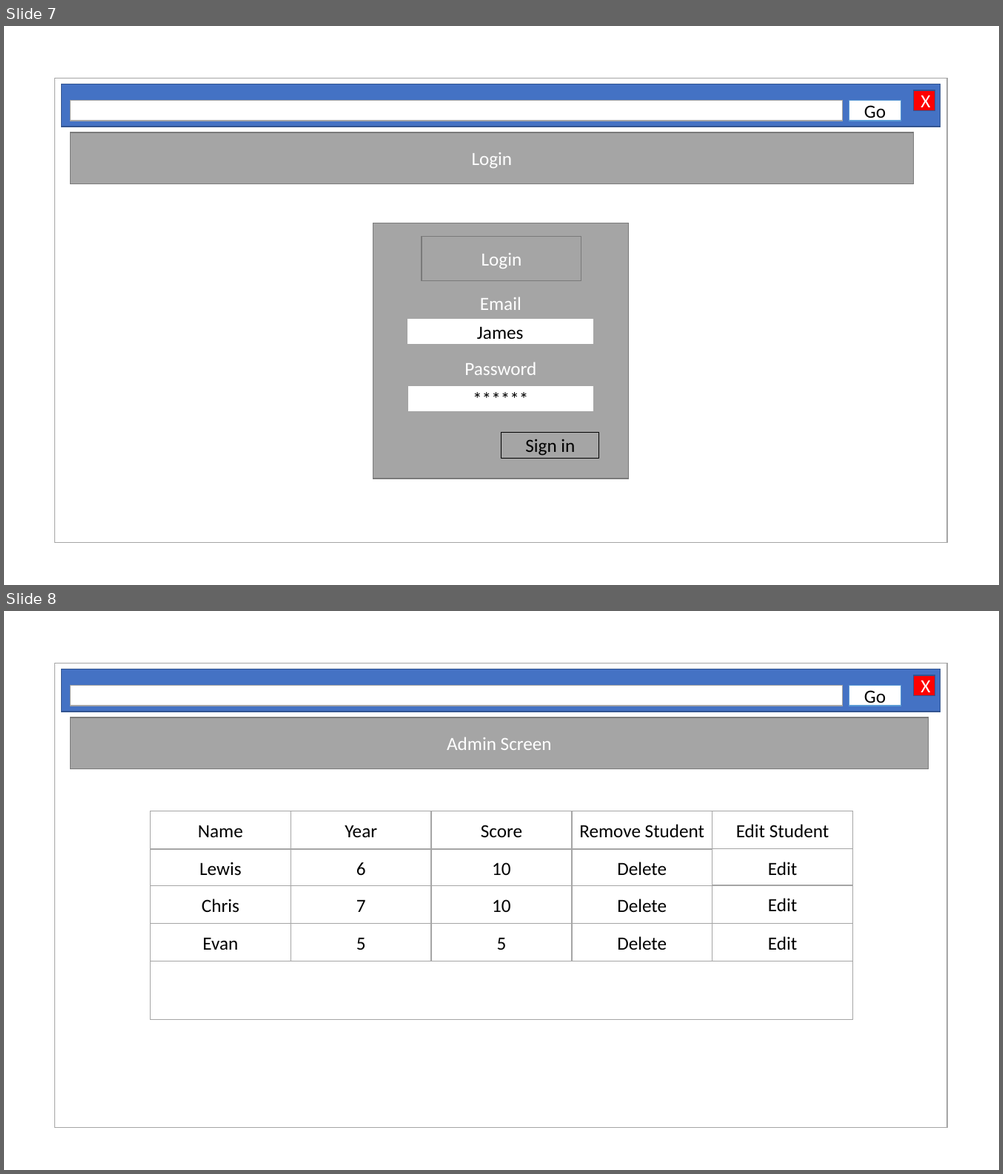
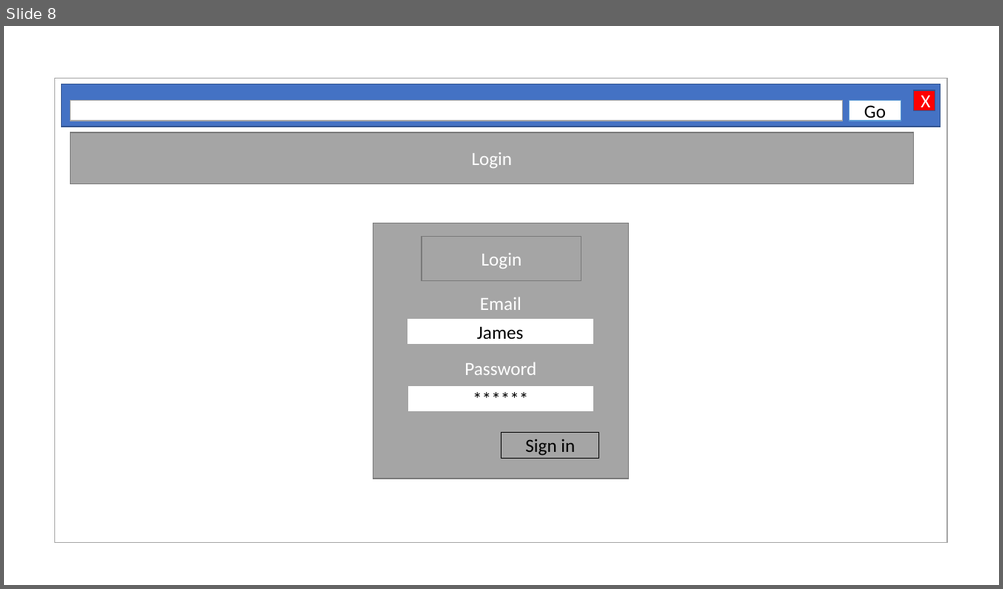
Before and after one commit to Rhod4/MMP, a slide deck: Design/UI/UI_Prototype Main.pptx. Shown one above the other, each under a label of ours: slides 7 and 8 before the commit, slide 8 after it. The pictures are 1003x1174 and 1003x589 pixels, drawn with LibreOffice and Linux fonts; fonts in the diff are those of the drawing. Boxes give left, top, right and bottom in pixels: in the first picture for what was removed or moved away, otherwise in the second. Text is boxed around its words. In the diff, an @@ line names an element or a change of style, - is before the commit and + after.

```diff
--- a/Design/UI/UI_Prototype Main.pptx
+++ b/Design/UI/UI_Prototype Main.pptx
@@ slide 8 removed at (x1=4, y1=611, x2=999, y2=1170), background #FFFFFF @@
@@ rectangle removed at (x1=55, y1=664, x2=947, y2=1128) @@
@@ rectangle removed at (x1=62, y1=669, x2=940, y2=712) @@
@@ rectangle removed at (x1=913, y1=675, x2=935, y2=695) @@
-X
@@ rectangle removed at (x1=71, y1=686, x2=842, y2=706) @@
@@ rectangle removed at (x1=848, y1=686, x2=901, y2=706) @@
-Go
@@ rectangle removed at (x1=71, y1=718, x2=928, y2=769) @@
-Admin Screen
@@ rectangle removed at (x1=151, y1=812, x2=852, y2=1021) @@
@@ rectangle removed at (x1=151, y1=812, x2=290, y2=850) @@
-Name
@@ rectangle removed at (x1=290, y1=812, x2=431, y2=850) @@
-Year
@@ rectangle removed at (x1=432, y1=812, x2=572, y2=850) @@
-Score
@@ rectangle removed at (x1=572, y1=812, x2=712, y2=850) @@
-Remove Student
@@ rectangle removed at (x1=712, y1=812, x2=852, y2=850) @@
-Edit Student
@@ rectangle removed at (x1=151, y1=849, x2=290, y2=887) @@
-Lewis
@@ rectangle removed at (x1=290, y1=849, x2=431, y2=887) @@
-6
@@ rectangle removed at (x1=432, y1=849, x2=572, y2=887) @@
-10
@@ rectangle removed at (x1=572, y1=849, x2=712, y2=887) @@
-Delete
@@ rectangle removed at (x1=712, y1=849, x2=852, y2=887) @@
-Edit
@@ rectangle removed at (x1=151, y1=886, x2=290, y2=923) @@
-Chris
@@ rectangle removed at (x1=290, y1=886, x2=431, y2=923) @@
-7
@@ rectangle removed at (x1=432, y1=886, x2=572, y2=923) @@
-10
@@ rectangle removed at (x1=572, y1=886, x2=712, y2=923) @@
-Delete
@@ rectangle removed at (x1=712, y1=886, x2=852, y2=923) @@
-Edit
@@ rectangle removed at (x1=151, y1=923, x2=290, y2=962) @@
-Evan
@@ rectangle removed at (x1=290, y1=923, x2=431, y2=962) @@
-5
@@ rectangle removed at (x1=432, y1=923, x2=572, y2=962) @@
-5
@@ rectangle removed at (x1=572, y1=923, x2=712, y2=962) @@
-Delete
@@ rectangle removed at (x1=712, y1=923, x2=852, y2=962) @@
-Edit
@@ what was slide 7 is now slide 8 @@
```
Also in this commit, not shown: 2 slides changed, 2 slides added, 24 other files.
